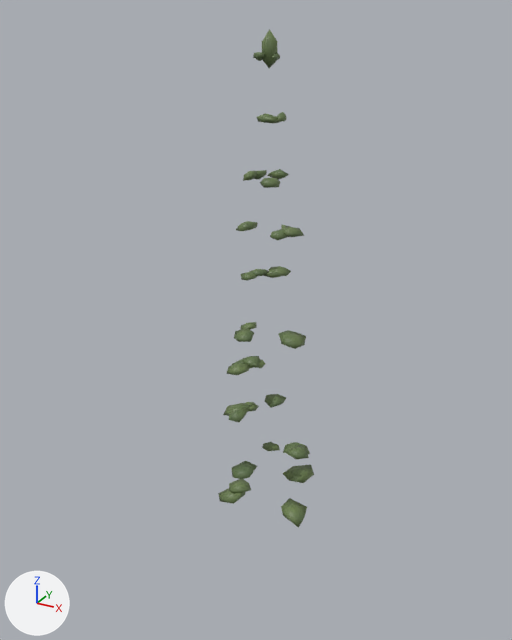
The glTF model public/props/baum-fichte-0-nah.glb as it was, and as the next commit left it.
Rendered twice from a 50 mm camera at (10.7, -20.2, 21.9) aimed at (-0.7, 0.4, 11.6). Lighting does not change. The marker at lower left points along +X, +Y and +Z. The older version comes first. Vertices at exactly the same position are counted once.

The first picture shows 'Baum_Stamm.001'.
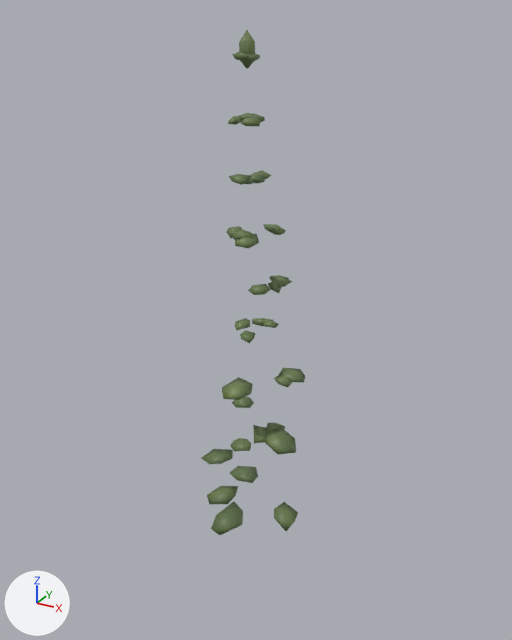
Edits to the bpy script that builds the scene:
```text
Change me_cone_001:
    remove me_cone_001.from_pydata(...)  # 508 vertices, 848 faces; spans x -1.9..1.9, y -1.8..2.8, z -10.6..11.1
    add me_cone_001.from_pydata(...)  # 1131 vertices, 2002 faces; spans x -2.4..1.7, y -2.5..2.0, z -0.4..21.4
    me_cone_001 part 1: the loose piece of 12 vertices spanning x -0.3..0.3, y -0.3..0.3, z 10.0..11.1 is scaled about its middle by (1.22, 1.22, 0.272), then moved by (0.7, -0.1, -0.8)
    me_cone_001 part 2: the loose piece of 12 vertices spanning x -0.5..0.0, y 0.1..0.6, z 8.4..8.6 is multiplied about its middle by the matrix ((0.666, 0.9, -0.035), (-0.895, 0.657, -0.151), (-0.1, 0.118, 1.109)), then moved by (0.2, 0.0, 3.1)
    me_cone_001 part 3: the loose piece of 12 vertices spanning x -0.1..0.5, y -0.5..-0.1, z 8.5..8.7 is scaled about its middle by (1.13, 1.68, 1.33), then moved by (0.0, -0.6, 4.8)
    me_cone_001 part 4: the loose piece of 12 vertices spanning x -0.5..0.0, y -0.5..0.0, z 10.3..10.5 is multiplied about its middle by the matrix ((-0.9, -0.637, 0.288), (0.672, -0.919, 0.067), (0.195, 0.222, 1.101)), then moved by (0.6, 0.1, 2.9)
    me_cone_001 part 5: the loose piece of 12 vertices spanning x -0.8..-0.3, y -0.5..0.2, z 6.6..6.9 is multiplied about its middle by the matrix ((0.931, -0.524, 0.059), (0.521, 0.932, 0.072), (-0.087, -0.034, 1.066)), then moved by (-0.2, -0.7, 8.5)
    me_cone_001 part 6: the loose piece of 12 vertices spanning x 0.0..0.6, y -0.7..-0.2, z 6.5..6.8 is multiplied about its middle by the matrix ((0.955, 0.694, -0.002), (-0.669, 0.922, 0.307), (0.183, -0.247, 1.139)), then moved by (-0.6, -0.7, 8.6)
    me_cone_001 part 7: the loose piece of 12 vertices spanning x 0.2..0.6, y -0.3..0.4, z 8.5..8.8 is turned -95.8 degrees about the z axis through its middle and scaled by 0.992, then moved by (-0.8, -1.0, 8.4)
    me_cone_001 part 8: the loose piece of 12 vertices spanning x -0.7..-0.2, y -0.1..0.6, z 6.6..6.9 is multiplied about its middle by the matrix ((-0.219, -1.047, 0.029), (1.025, -0.208, 0.226), (-0.215, 0.073, 1.046)), then moved by (0.0, -1.3, 10.3)
    me_cone_001 part 9: the loose piece of 12 vertices spanning x -0.4..0.0, y 0.0..0.5, z 10.2..10.4 is scaled about its middle by (-0.999, -1.3, 1.23), then moved by (0.1, -0.9, 6.7)
    me_cone_001 part 10: the loose piece of 12 vertices spanning x -0.3..0.4, y 0.4..0.8, z 6.5..6.9 is moved by (-0.5, -0.4, 10.2)
    me_cone_001 part 11: the loose piece of 12 vertices spanning x -1.3..-0.6, y -0.2..0.5, z 4.7..5.1 is scaled about its middle by (0.519, 0.831, 0.72), then moved by (-0.1, -0.6, 13.8)
    me_cone_001 part 12: the loose piece of 12 vertices spanning x -0.5..-0.1, y -0.4..0.2, z 10.2..10.5 is turned -94.4 degrees about the z axis through its middle and scaled by 1.05, then moved by (-0.2, 0.1, 8.4)
    me_cone_001 part 13: the loose piece of 12 vertices spanning x 0.0..0.4, y -0.5..0.1, z 8.4..8.7 is scaled about its middle by (1.41, 0.737, 1.24), then moved by (-0.5, -0.6, 10.2)
    me_cone_001 part 14: the loose piece of 12 vertices spanning x -0.8..-0.2, y 0.0..0.7, z 3.1..3.4 is scaled about its middle by (1, 0.78, 0.972), then moved by (-0.2, -0.4, 15.5)
    me_cone_001 part 15: the loose piece of 12 vertices spanning x -0.5..0.2, y 0.4..0.9, z 3.0..3.3 is scaled about its middle by (-0.882, -0.278, 0.698), then moved by (-0.3, -1.4, 17.5)
    me_cone_001 part 16: the loose piece of 12 vertices spanning x 0.1..0.3, y -0.2..0.3, z 10.3..10.5 is scaled about its middle by (0.927, 1.11, 0.96), then moved by (-0.4, -0.6, 10.2)
    me_cone_001 part 17: the loose piece of 12 vertices spanning x -0.4..0.4, y 0.5..1.2, z 3.1..3.4 is scaled about its middle by (-0.822, -0.247, 0.692), then moved by (-0.6, -1.6, 17.4)
    me_cone_001 part 18: the loose piece of 12 vertices spanning x 0.5..1.2, y -0.4..0.4, z 4.8..5.2 is turned 134.4 degrees about the z axis through its middle and scaled by 0.538, then moved by (-1.6, -0.3, 15.7)
    me_cone_001 part 19: 23 loose pieces with 276 vertices, spanning x -1.9..1.9, y -1.8..2.8, z -6.3..5.1, are deleted
    me_cone_001 part 20: 16 vertices removed from x -0.3..0.3, y -0.3..0.3, z -10.6..10.6; 915 vertices added at x -2.4..1.7, y -2.5..2.0, z -0.4..21.4
Change ob_baum_stamm_001:
    ob_baum_stamm_001.location: (0.0, 0.0, 10.25) -> (0.0, 0.0, 0.0)
```

Boxes (x1, y1, x2, y2) around the edits, measured in the pictures (512 x 640 px; the box of a moved part takes in the faces that stretch with it):
'Baum_Stamm.001', reshaped, moved (8% wider): before (218, 29, 314, 527); after (201, 30, 305, 535)
part 1 of me_cone_001, moved or reshaped: before (262, 29, 278, 68); after (273, 374, 292, 387)
part 2 of me_cone_001, moved or reshaped: before (257, 113, 273, 122); after (263, 318, 279, 328)
part 3 of me_cone_001, moved or reshaped: before (260, 116, 278, 123); after (248, 284, 271, 295)
part 4 of me_cone_001, moved or reshaped: before (253, 52, 265, 59); after (268, 281, 282, 293)
part 5 of me_cone_001, moved or reshaped: before (243, 171, 257, 181); after (227, 226, 243, 239)
part 6 of me_cone_001, moved or reshaped: before (260, 178, 280, 188); after (233, 230, 253, 239)
part 7 of me_cone_001, moved or reshaped: before (277, 112, 287, 121); after (244, 177, 256, 184)
part 8 of me_cone_001, moved or reshaped: before (253, 170, 267, 179); after (229, 174, 250, 185)
part 9 of me_cone_001, moved or reshaped (not visible before): after (250, 174, 266, 184)
part 10 of me_cone_001, moved or reshaped: before (267, 169, 289, 180); after (251, 170, 271, 179)
part 11 of me_cone_001, moved or reshaped: before (236, 221, 258, 231); after (228, 116, 242, 125)
part 12 of me_cone_001, moved or reshaped: before (256, 56, 262, 61); after (245, 113, 265, 122)
part 13 of me_cone_001, moved or reshaped: before (263, 116, 281, 123); after (240, 117, 261, 126)
part 14 of me_cone_001, moved or reshaped: before (249, 269, 268, 276); after (237, 113, 251, 120)
part 15 of me_cone_001, moved or reshaped (not visible afterwards): before (263, 270, 281, 278)
part 16 of me_cone_001, moved or reshaped: before (272, 53, 280, 60); after (248, 54, 260, 61)
part 17 of me_cone_001, moved or reshaped: before (269, 266, 291, 276); after (232, 52, 249, 60)
part 18 of me_cone_001, moved or reshaped (not visible afterwards): before (280, 226, 304, 237)
part 19 of me_cone_001, deleted: before (218, 225, 314, 527)
part 20 of me_cone_001, built on: after (201, 30, 305, 535)
